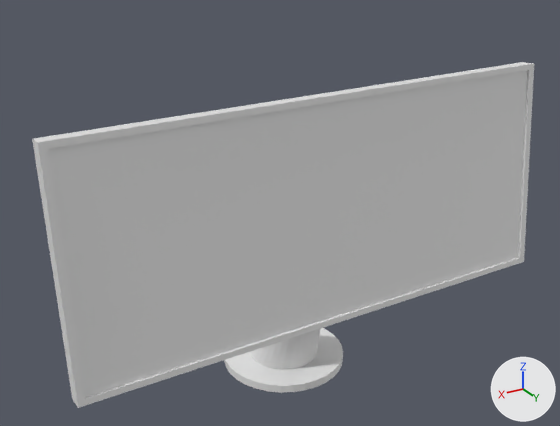
The FBX model Esc/Assets/Level_01/Blender FXB Files/Table/Monitor.fbx, before and after one commit.
Camera for both pictures: a camera (50 mm lens) standing at (0.625, 0.985, 0.482) and looking at (0.02, -0.024, -0.023). Lighting does not change. The marker at lower right points along +X, +Y and +Z. Where no turn or scale is listed for an object, it has been applied to the vertices.

The first picture shows 'Monitor'.
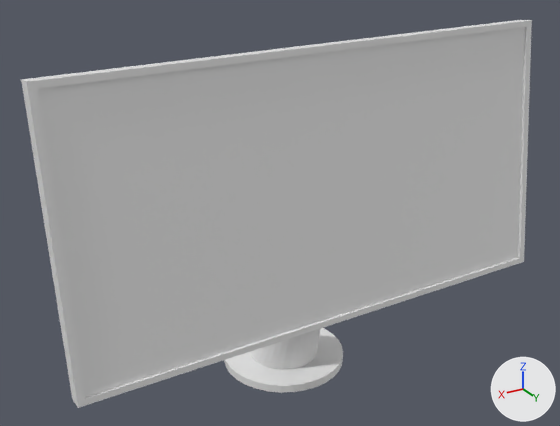
Boxes (x1, y1, x2, y2) around the edits, measured in the pictures (560 x 426 px; the box of a moved part takes in the faces that stretch with it):
'Monitor', reshaped (12% taller)
    before: (32, 62, 534, 408)
    after: (21, 20, 532, 408)
part 1 of me_monitor_struct, moved or reshaped
    before: (32, 62, 534, 390)
    after: (21, 20, 532, 390)

Edits to the bpy script that builds the scene:
```text
Change me_monitor_struct:
    where me_monitor_struct.from_pydata(...)  # 144 vertices, 110 faces; spans x -0.419..0.419, y -0.142..0.118, z -0.313..0.195
    used by ob_monitor; location = (0.0, 0.0, 0.0)
    before: 1 (-0.419, 0.057, 0.193) at pixel (522, 61), 3 (-0.419, 0.082, 0.195) at pixel (534, 63), 5 (0.419, 0.057, 0.193) at pixel (32, 138), 7 (0.419, 0.082, 0.195) at pixel (37, 142), 72 (-0.407, 0.083, 0.186) at pixel (529, 69)
    before: 75 (0.407, 0.083, 0.186) at pixel (48, 148), 76 (-0.407, 0.079, 0.185) at pixel (527, 69), 79 (0.407, 0.079, 0.185) at pixel (47, 148)
    me_monitor_struct part 1
    add for i in [1, 3, 5, 7, 72, 75, 76, 79]: me_monitor_struct.vertices[i].co += Vector((0.0, -0.017, 0.069))
```
